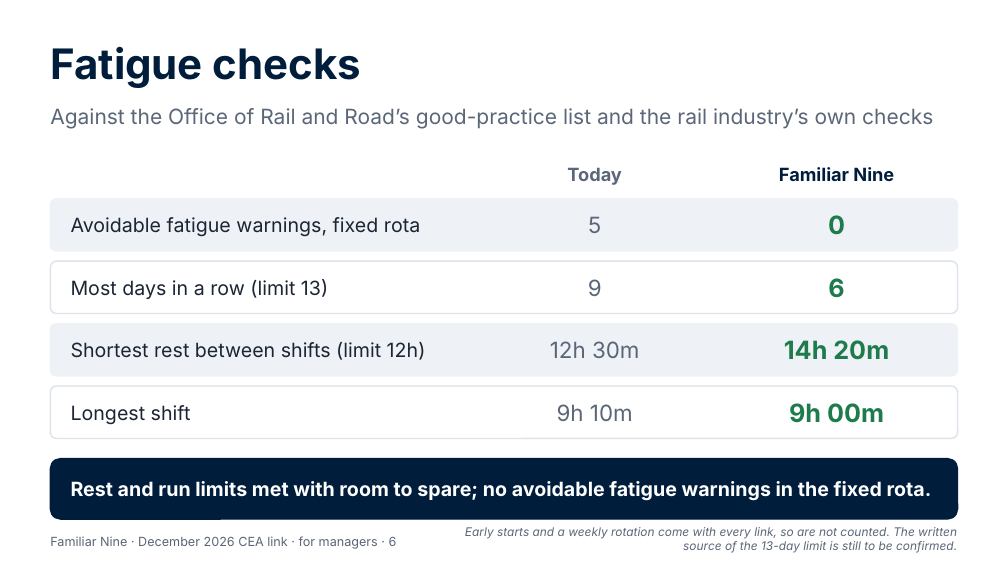
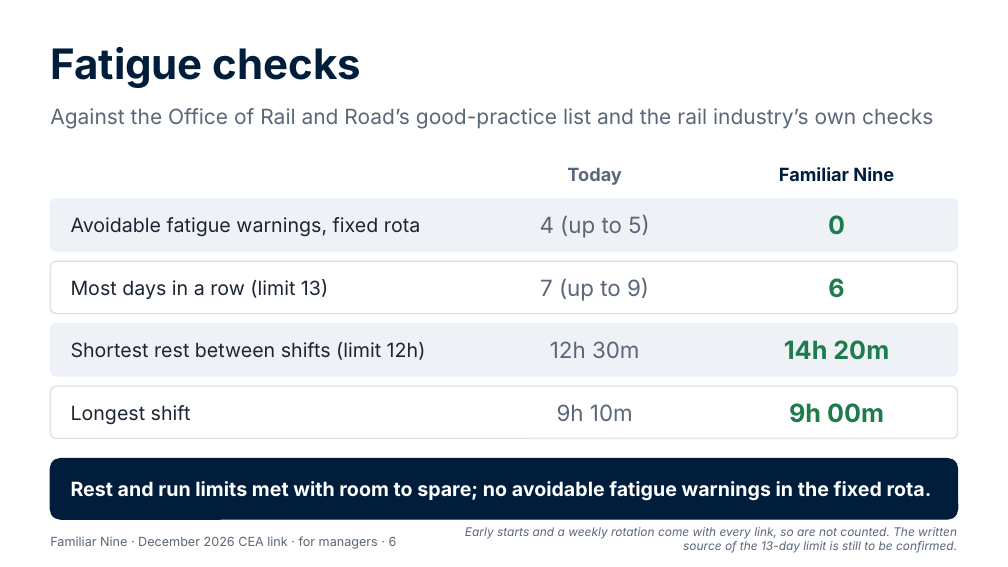
Before and after one commit to Garethdavidmiller/roster-app, a slide deck: slide 6 of docs/proposals/presentations/Familiar-Nine-for-managers.pptx. Drawn at 1008x567 pixels with LibreOffice and Linux fonts; fonts in the diff are those of the drawing. Boxes give left, top, right and bottom in pixels: in the first picture for what was removed or moved away, otherwise in the second. Text is boxed around its words. In the diff, an @@ line names an element or a change of style, - is before the commit and + after.

```diff
--- a/docs/proposals/presentations/Familiar-Nine-for-managers.pptx
+++ b/docs/proposals/presentations/Familiar-Nine-for-managers.pptx
@@ text at (x1=540, y1=214, x2=649, y2=238): text changed @@
-5
+4 (up to 5)
@@ text at (x1=540, y1=277, x2=649, y2=301): text changed @@
-9
+7 (up to 9)
```
Also in this commit, not shown: 3 other slides changed, 26 other files.
